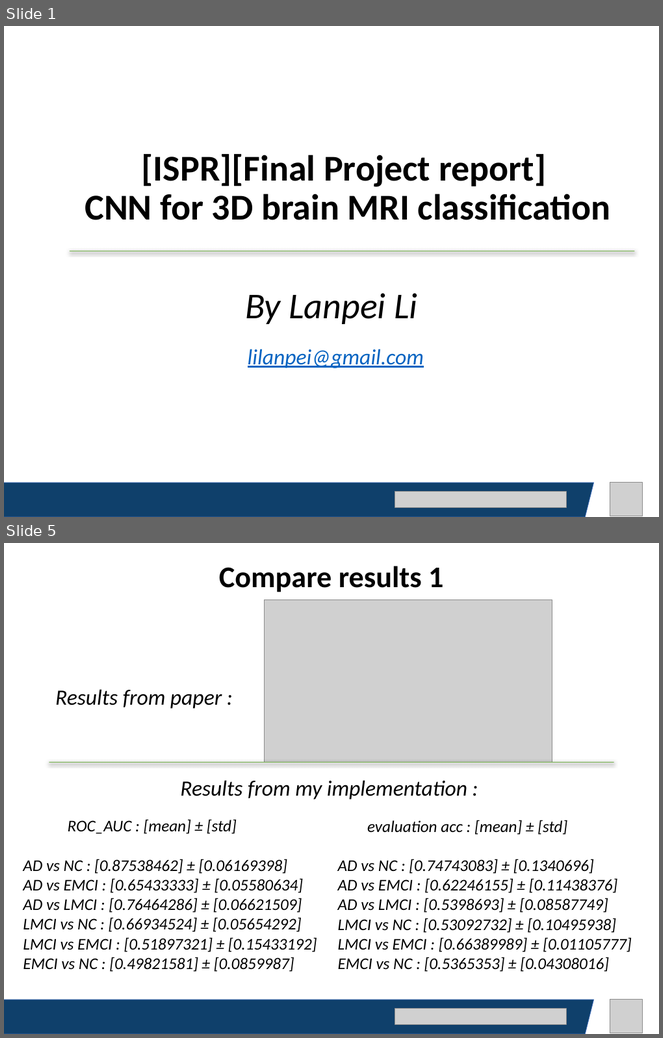
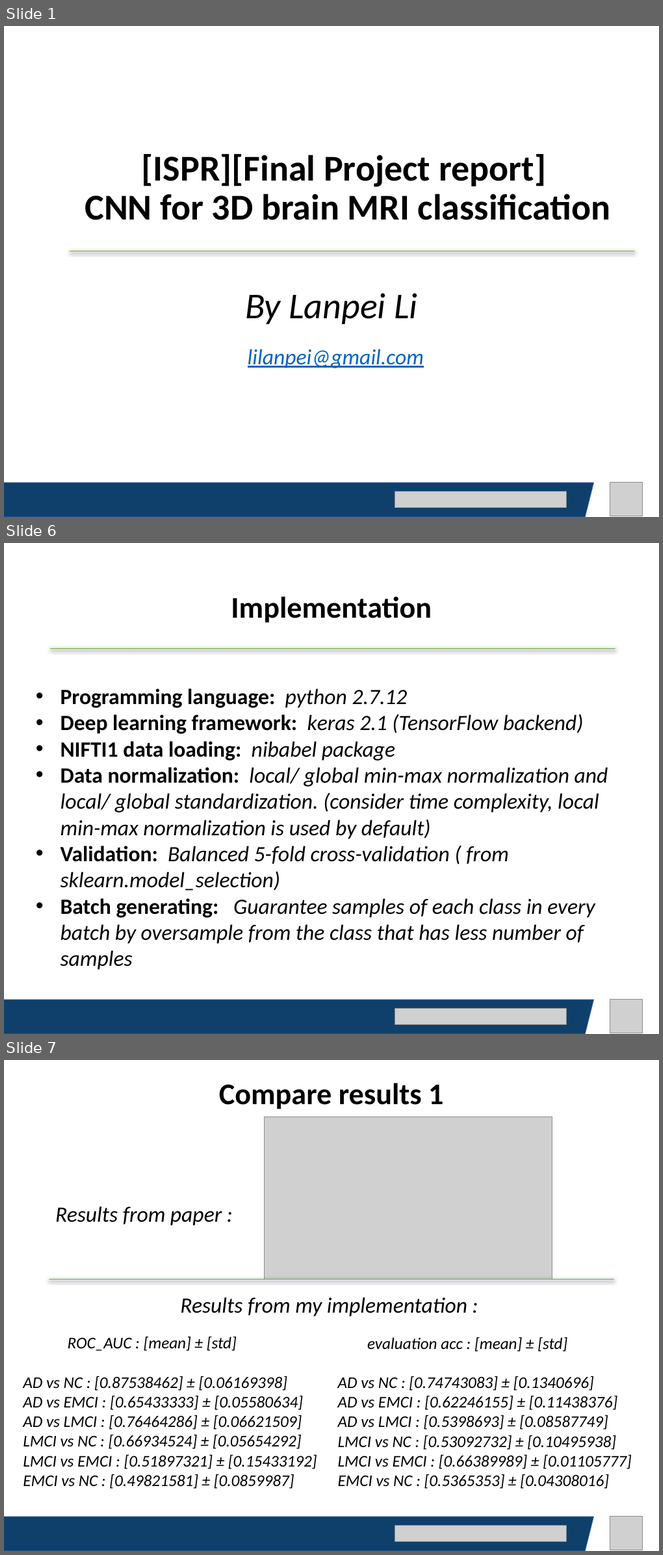
Before and after one commit to lilanpei/ADNI, a slide deck: ISPR_Final_Project_report_LanpeiLi.pptx. Shown one above the other, each under a label of ours: slides 1 and 5 before the commit, slides 1, 6 and 7 after it; the slides between them are not shown. The pictures are 663x1038 and 663x1555 pixels, drawn with LibreOffice and Linux fonts; fonts in the diff are those of the drawing; grey boxes stand for pictures. Boxes give left, top, right and bottom in pixels: in the first picture for what was removed or moved away, otherwise in the second. Text is boxed around its words. In the diff, an @@ line names an element or a change of style, - is before the commit and + after.

```diff
--- a/ISPR_Final_Project_report_LanpeiLi.pptx
+++ b/ISPR_Final_Project_report_LanpeiLi.pptx
@@ slide 6 added at (4, 543, 659, 1034), background #FFFFFF @@
@@ text added at (231, 596, 432, 623), 33 pt, text #000000, bold @@
+Implementation
@@ line added from (51, 648) to (615, 648), #70AD47 0.5 pt @@
@@ text added at (61, 689, 608, 970), 24 pt, text #000000, italic @@
+• Programming language: python 2.7.12
+• Deep learning framework: keras 2.1 (TensorFlow backend)
+• NIFTI1 data loading: nibabel package
+• Data normalization: local/ global min-max normalization and local/ global standardization. (consider time complexity, local min-max normalization is used by default)
+• Validation: Balanced 5-fold cross-validation ( from sklearn.model_selection)
+• Batch generating: Guarantee samples of each class in every batch by oversample from the class that has less number of samples
@@ parallelogram added at (4, 1000, 594, 1034), fill #0F406B, outline #4472C4 0.5 pt @@
@@ picture added at (395, 1009, 567, 1025) @@
@@ picture added at (610, 1000, 643, 1033) @@
@@ what was slide 5 is now slide 7 @@
```
Also in this commit, not shown: 6 slides changed, 3 other slides added.
